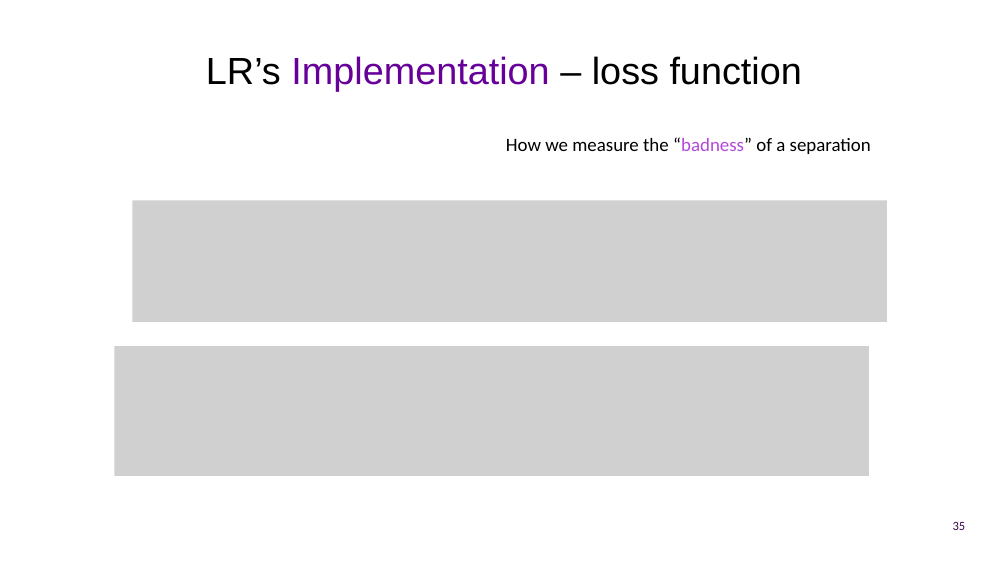
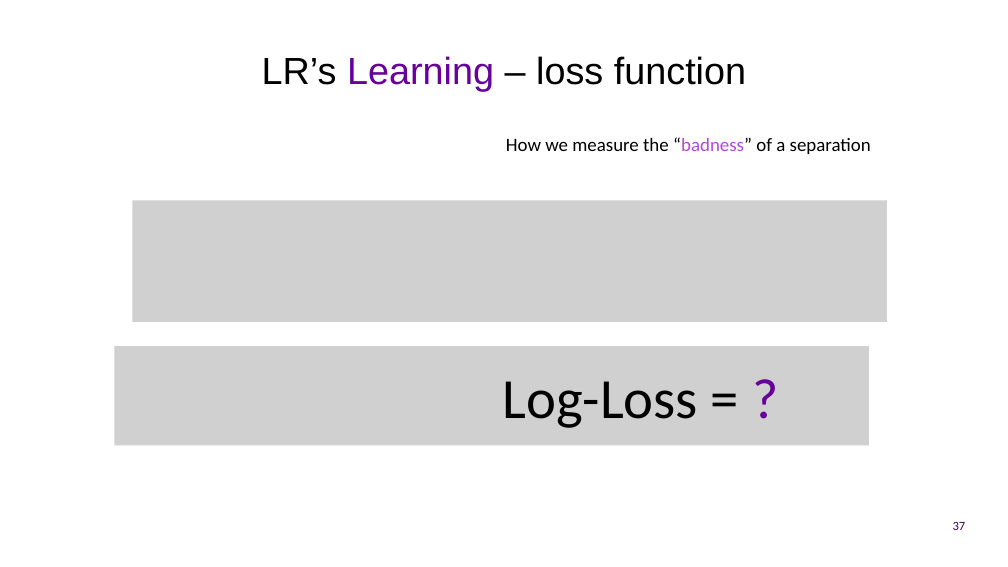
Before and after one commit to UOMDSS/workshops-2022-2023, a slide deck: slide 37 of semester-1/Week-7-EEG-Feeling-Emotions-Logistic-Regression/presentation.pptx (slide 35 before the commit). Drawn at 1008x567 pixels with LibreOffice and Linux fonts; fonts in the diff are those of the drawing; grey boxes stand for pictures; background and template pictures are left out. Boxes give left, top, right and bottom in pixels: in the first picture for what was removed or moved away, otherwise in the second. Text is boxed around its words. In the diff, an @@ line names an element or a change of style, - is before the commit and + after.

```diff
--- a/semester-1/Week-7-EEG-Feeling-Emotions-Logistic-Regression/presentation.pptx
+++ b/semester-1/Week-7-EEG-Feeling-Emotions-Logistic-Regression/presentation.pptx
@@ title at <box>262,56,746,92</box>: text changed @@
-LR’s Implementation – loss function
+LR’s Learning – loss function
@@ picture: place and size @@
-picture at <box>114,346,869,476</box>
+picture at <box>114,346,869,445</box>
@@ text added at <box>502,381,698,428</box>, 54 pt, text #000000 @@
+Log-Loss = ?
@@ page number at <box>953,522,966,530</box>: text changed @@
-35
+37
```
Also in this commit, not shown: 28 other slides changed, 4 slides added, 2 slides removed, 1 other file.
